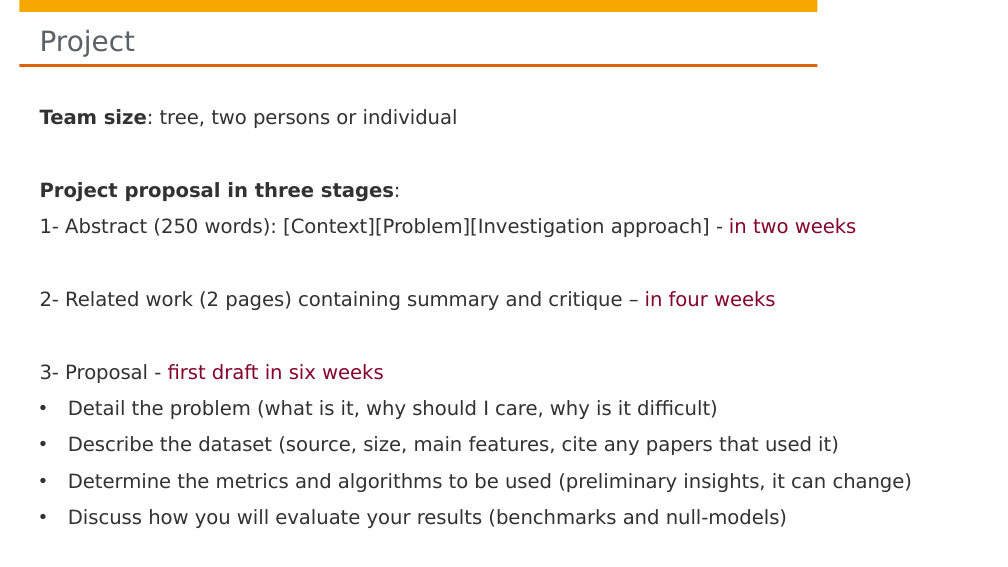
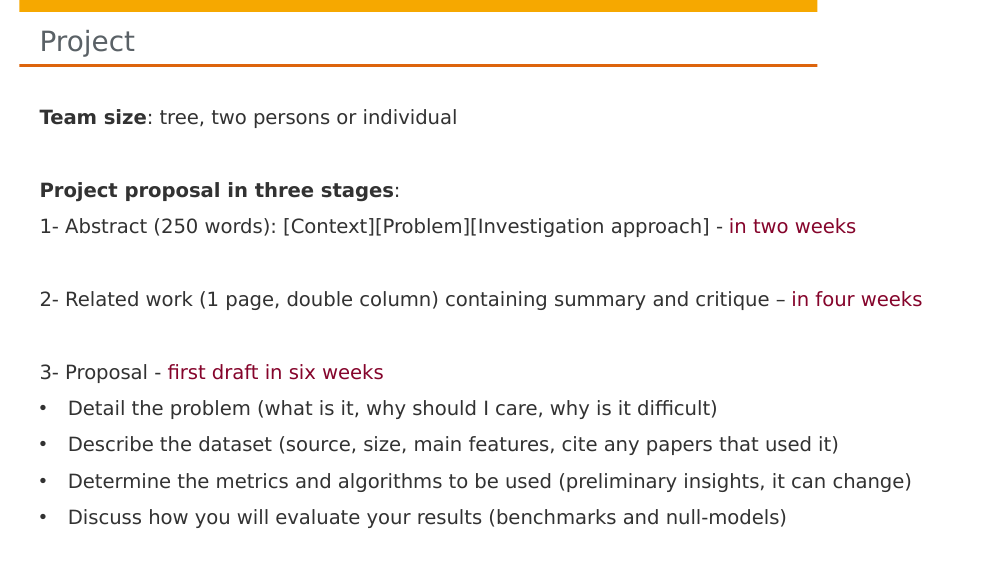
Before and after one commit to hpi-sam/GNN-Course-2020, a slide deck: slide 4 of 1. Planning_Organization.pptx. Drawn at 1008x567 pixels with LibreOffice and Linux fonts; fonts in the diff are those of the drawing; background and template pictures are left out. Boxes give left, top, right and bottom in pixels: in the first picture for what was removed or moved away, otherwise in the second. Text is boxed around its words. In the diff, an @@ line names an element or a change of style, - is before the commit and + after.

```diff
--- a/1. Planning_Organization.pptx
+++ b/1. Planning_Organization.pptx
@@ text at (x1=40, y1=291, x2=923, y2=310): text changed @@
-2- Related work (2 pages) containing summary and critique – in four weeks
+2- Related work (1 page, double column) containing summary and critique – in four weeks
```
